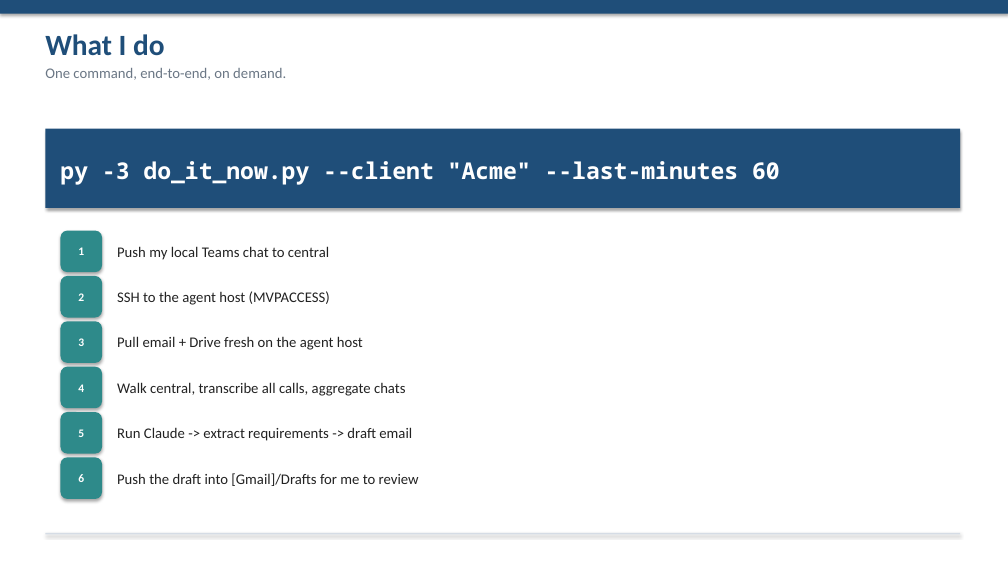
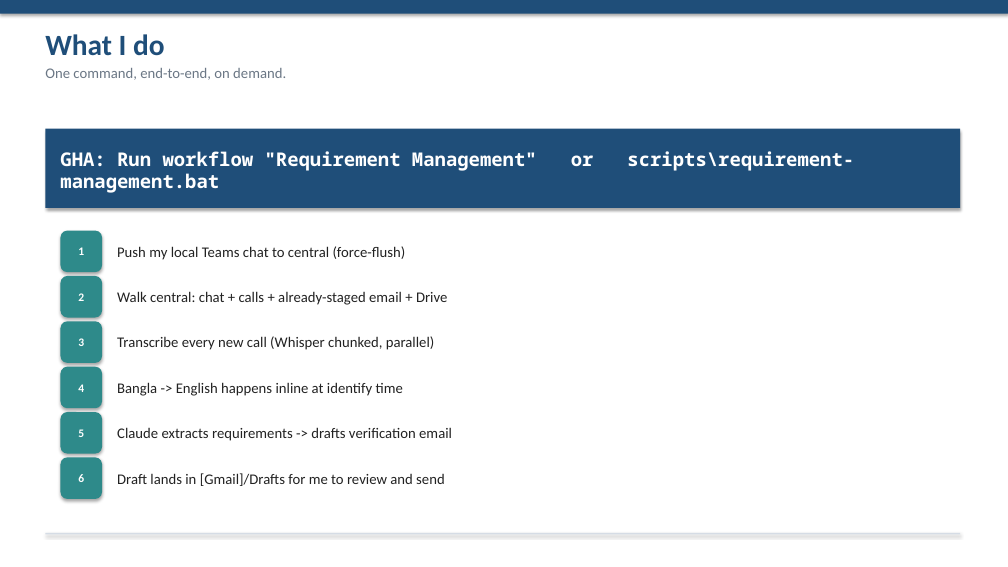
Before and after one commit to napco-labs/napco-nucleus, a slide deck: slide 7 of docs/NAPCO-Nucleus-Requirement-Management.pptx. Drawn at 1008x567 pixels with LibreOffice and Linux fonts; fonts in the diff are those of the drawing. Boxes give left, top, right and bottom in pixels: in the first picture for what was removed or moved away, otherwise in the second. Text is boxed around its words. In the diff, an @@ line names an element or a change of style, - is before the commit and + after.

```diff
--- a/docs/NAPCO-Nucleus-Requirement-Management.pptx
+++ b/docs/NAPCO-Nucleus-Requirement-Management.pptx
@@ text at <box>60,151,854,171</box>: text changed; size 22 to 18 pt @@
-py -3 do_it_now.py --client "Acme" --last-minutes 60
+GHA: Run workflow "Requirement Management" or scripts\requirement-management.bat
@@ text at <box>117,246,406,260</box>: text changed @@
-Push my local Teams chat to central
+Push my local Teams chat to central (force-flush)
@@ text at <box>117,291,447,305</box>: text changed @@
-SSH to the agent host (MVPACCESS)
+Walk central: chat + calls + already-staged email + Drive
@@ text at <box>117,336,435,350</box>: text changed @@
-Pull email + Drive fresh on the agent host
+Transcribe every new call (Whisper chunked, parallel)
@@ text at <box>117,382,403,396</box>: text changed @@
-Walk central, transcribe all calls, aggregate chats
+Bangla -> English happens inline at identify time
@@ text at <box>117,427,452,441</box>: text changed @@
-Run Claude -> extract requirements -> draft email
+Claude extracts requirements -> drafts verification email
@@ text at <box>117,473,445,486</box>: text changed @@
-Push the draft into [Gmail]/Drafts for me to review
+Draft lands in [Gmail]/Drafts for me to review and send
```
Also in this commit, not shown: 2 other slides changed, 10 other files.
